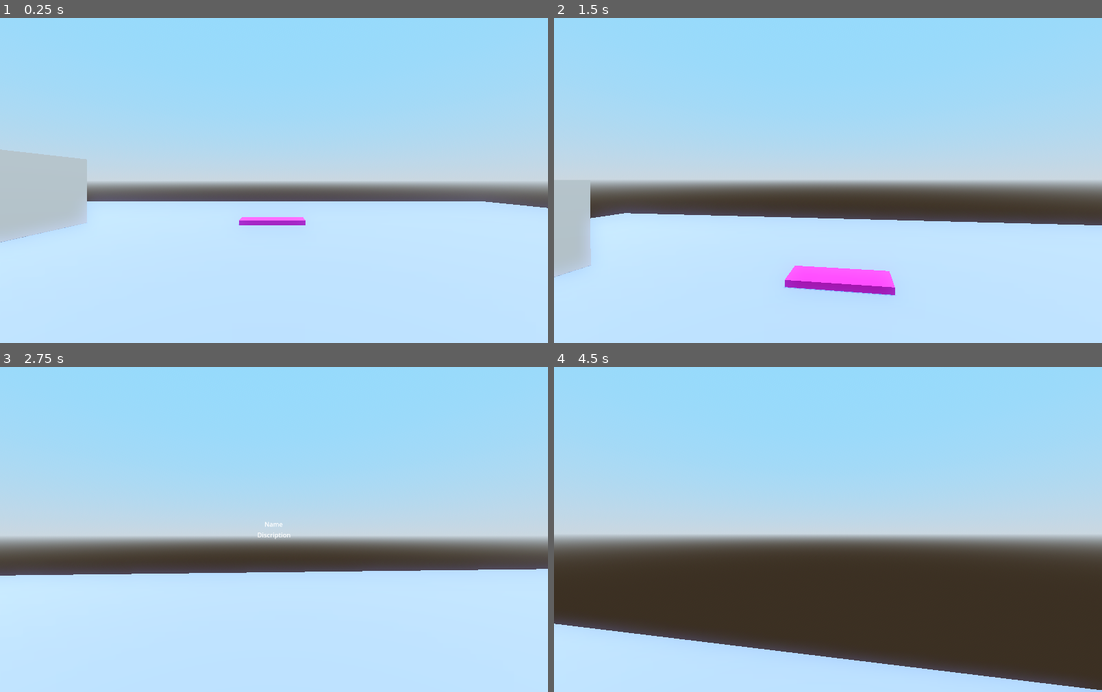
Above: before the commit, frames 1-4 (two rows, left to right).
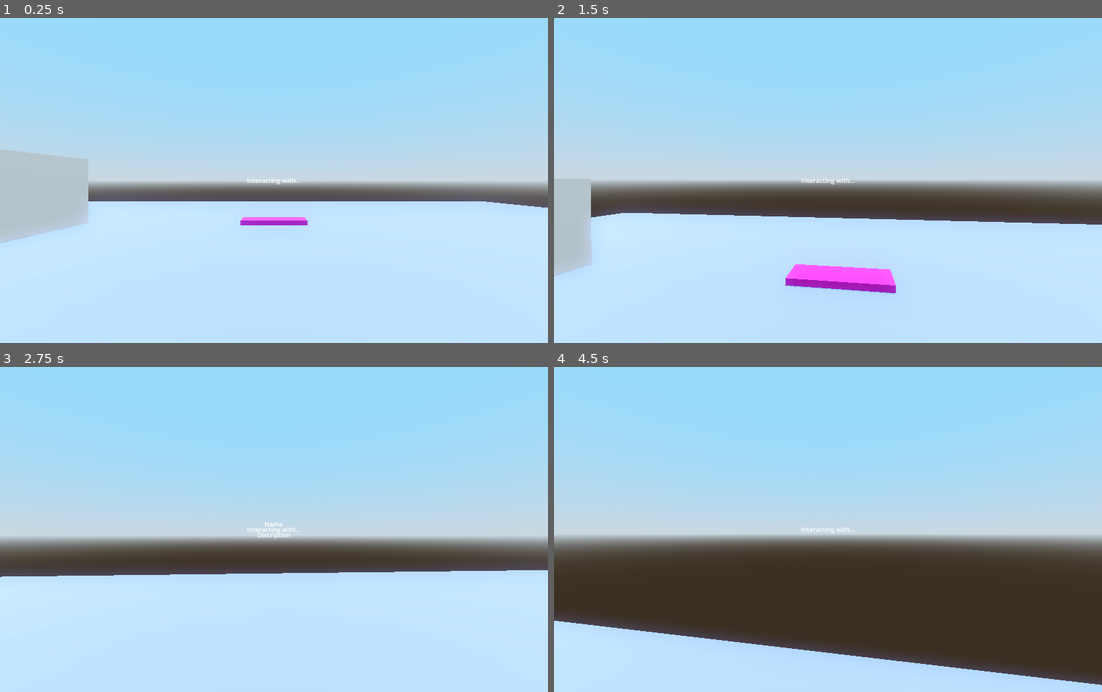
Above: after the commit, the same moments.

Repository: Dragon20C/godot-objective-system
Game: Godot game, scene res://Scenes/main.tscn
Two runs of this game, one before a commit and one after it. Both use one fixed random seed, a clock stepped at 60 frames per second and the inputs below.
Inputs (mouse positions are in pixels of both pictures, inside the frame that each line leads up to):
- Up to frame 1 (0.25 s): no input
- Up to frame 2 (1.5 s): tap Enter at 0.5 s; move the mouse to (855, 180) at 0.52 s; hold Tab (tab) 0.53-1.28 s; hold W (forward) from 0.53 s (still down); tap Space (jump) at 0.77 s; move the mouse to (800, 180) at 1.27 s; tap Shift (sprint) at 1.35 s
- Up to frame 3 (2.75 s): keep holding W (forward); tap Space (jump) at 1.52 s; tap Tab (tab) at 1.55 s; move the mouse to (284, 523) at 2.02 s; hold Tab (tab) from 2.03 s (still down)
- Up to frame 4 (4.5 s): keep holding W (forward); move the mouse to (822, 536) at 2.77 s; release Tab (tab) at 2.78 s; tap Tab (tab) at 2.85, 3.8, 4.35 s; tap Space (jump) at 3.02, 3.77 s; move the mouse to (866, 532) at 3.52 s; hold Shift (sprint) 3.53-4.28 s; move the mouse to (784, 526) at 4.27 s

The runs differ from the first frame. In frame 1, 0.1% of the frame differs, in the area x 0-100%, y 40-70%; in frame 2, 0.7%; in frame 3, 0.4%; in frame 4, 1.4%, in the area x 0-100%, y 49-100%.
Error before the commit: Invalid call. Nonexistent function 'set_collectables' in base 'Node (Objective_Collect)'. (res://ObjectiveSystem/ObjectiveSystemManager.gd:41)
Error after the commit: Parse Error: Too few arguments for "new()" call. Expected at least 2 but received 1. (res://ObjectiveSystem/ObjectiveSystemManager.gd:32)

Commit message:
I have added the collect objective, its like in slender-man where you have to collect paper to finish the game, I have also changed how I update the Hud we now have signals for each update, title and description, I have also injected the system into the objective so they can handle updating them self like for handling a counter

Diff:
--- a/Interactables/collectable_object.gd
+++ b/Interactables/collectable_object.gd
@@ -5,5 +5,5 @@
 	prompt = "Press E to collect the object"
 
 func interacted_with():
-	print(self.name + " Collected.")
+	#print(self.name + " Collected.")
 	queue_free()
--- a/ObjectiveSystem/ObjectiveBaseClass.gd
+++ b/ObjectiveSystem/ObjectiveBaseClass.gd
@@ -1,15 +1,14 @@
 class_name Objective extends Node
 
-signal interacted
+var system : Objective_System
 enum States {Running,NotRunning,Completed,Done}
 var Name: String
-var Discription: String
+var Description: String
 var Status : int = States.NotRunning
 # Called when the node enters the scene tree for the first time.
 
-func _init(_Name : String, _Discription : String) -> void:
-	Name = _Name
-	Discription = _Discription
+func _init(_name) -> void:
+	Name = _name
 
 func start_objective():
 	# Set inital variables like setting text to a objective ui element
--- a/ObjectiveSystem/ObjectiveSystemClass.gd
+++ b/ObjectiveSystem/ObjectiveSystemClass.gd
@@ -1,8 +1,12 @@
 class_name Objective_System extends Node
 
-signal objective_started(_name,_discription)
+# Seperate signals to update the hud
+signal update_description(text)
+signal update_title(text)
+
+# I havent found a use for these yet but might be useful
+signal objective_started
 signal objective_completed
-
 
 enum States {Running,NotRunning,Completed,Done}
 var objectives = []
@@ -10,6 +14,8 @@
 var current_objective : Objective
 
 func add_objective(obj : Objective):
+	# might aswell set the system in the object here
+	obj.system = self
 	objectives.append(obj)
 
 func update() -> void:
@@ -20,7 +26,8 @@
 	match current_objective.Status:
 
 		States.NotRunning:
-			emit_signal("objective_started",current_objective.Name,current_objective.Discription)
+			#emit_signal("objective_started",current_objective.Name,current_objective.Discription)
+			emit_signal("objective_started")
 			current_objective.start_objective()
 			current_objective.Status = States.Running
 
--- a/ObjectiveSystem/ObjectiveSystemManager.gd
+++ b/ObjectiveSystem/ObjectiveSystemManager.gd
@@ -11,7 +11,9 @@
 func _ready():
 	# Connect the system signal to the hud so we can receive the name and discription
 	# of the objective.
-	system.objective_started.connect(hud.set_objective_info)
+	system.update_title.connect(hud.set_name_text)
+	system.update_description.connect(hud.set_description_text)
+	#system.objective_started.connect(hud.set_objective_info)
 	# Have a setup function to config each objective
 	setup()
 
@@ -24,10 +26,10 @@
 
 func setup():
 	# Init the objectives here
-	var objective_1 = Objective_Location.new("Find the pink area!","The pink area ooooh.")
-	var objective_2 = Objective_Location.new("Find the green area!","green as grass.")
-	var objective_3 = Objective_Location.new("Find the red area!","burn baby burn!.")
-	var objective_4 = Objective_Collect.new("Collect paper","Just like slenderman!")
+	var objective_1 = Objective_Location.new("Find the pink area!")
+	var objective_2 = Objective_Location.new("Find the green area!")
+	var objective_3 = Objective_Location.new("Find the red area!")
+	var objective_4 = Objective_Collect.new("Collect paper")
 	# Set any variables to the objective
 	for objective_node in get_tree().get_nodes_in_group('ObjectiveGroup'):
 		match objective_node.name:
--- a/ObjectiveSystem/Objectives/CollectObjects.gd
+++ b/ObjectiveSystem/Objectives/CollectObjects.gd
@@ -2,28 +2,36 @@
 
 signal collected_object
 
-@export var total_collectable : int = 0
+var total_collectable : int = 0
 var collected_collectables : int = 0
-
-func _init(_Name : String, _Discription : String) -> void:
-	Name = _Name
-	Discription = _Discription
+var text_description = "Empty"
+var total_objects : int
+var objects : Node
 
 func set_collectables(colletables : Node):
-	var children = colletables.get_children()
-
-	for i in children:
-		print(i.name)
+	# Get the objects
+	objects = colletables
+	total_objects = objects.get_children().size()
+	total_collectable = total_objects
+	text_description = "Collect " + str(total_collectable) + " objects, You have found " + str(collected_collectables)
 
 func start_objective():
 	print("Collecting objectes started!")
+	system.emit_signal("update_title",Name)
+	system.emit_signal("update_description",text_description)
+
 
 func check_objective() -> States:
-	# have logic for checking to see if the player has completed its objective
-	# example for when the player has reached a location
+	if total_objects > objects.get_children().size():
+		collected_collectables += 1
+		total_objects -= 1
+		print("Collected somethingw")
+		text_description = "Collect " + str(total_collectable) + " objects, You have found " + str(collected_collectables)
+		system.emit_signal("update_description",text_description)
+	elif total_objects == 0:
+		return States.Completed
+
 	return States.Running
 
 func completed_objective():
-	# Have it run this when objective is done this can be used to give rewards
-	# or to display some text for the player
-	pass
+	print("Objective complete for collecting items")
--- a/ObjectiveSystem/Objectives/GoToLocation.gd
+++ b/ObjectiveSystem/Objectives/GoToLocation.gd
@@ -8,8 +8,7 @@
 
 func start_objective():
 	Area.body_entered.connect(entered)
-	print(Name)
-	print(Discription)
+	system.emit_signal("update_description","This is a description text...")
 
 func check_objective() -> States:
 	if in_area:
--- a/Scripts/ObjectiveHud.gd
+++ b/Scripts/ObjectiveHud.gd
@@ -13,6 +13,8 @@
 	else:
 		self.visible = false
 
-func set_objective_info(_name,_discription):
-	name_node.text = _name
-	discription_node.text = _discription
+func set_name_text(text):
+	name_node.text = text
+
+func set_description_text(text):
+	discription_node.text = text
--- a/Scripts/player.gd
+++ b/Scripts/player.gd
@@ -83,8 +83,8 @@
 
 
 	# Head bob
-	t_bob += delta * velocity.length() * float(is_on_floor())
-	camera.transform.origin = _headbob(t_bob)
+	#t_bob += delta * velocity.length() * float(is_on_floor())
+	#camera.transform.origin = _headbob(t_bob)
 
 	# FOV
 	#var velocity_clamped = clamp(velocity.length(), 0.5, SPRINT_SPEED * 2)
